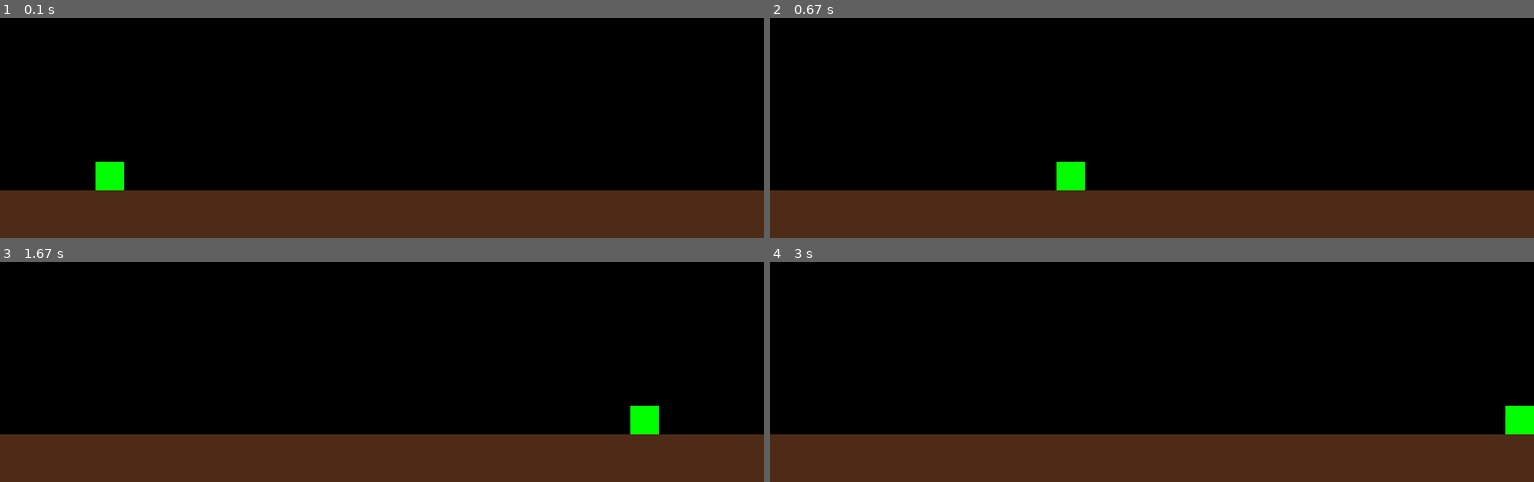
Above: before the commit, frames 1-4 (two rows, left to right).
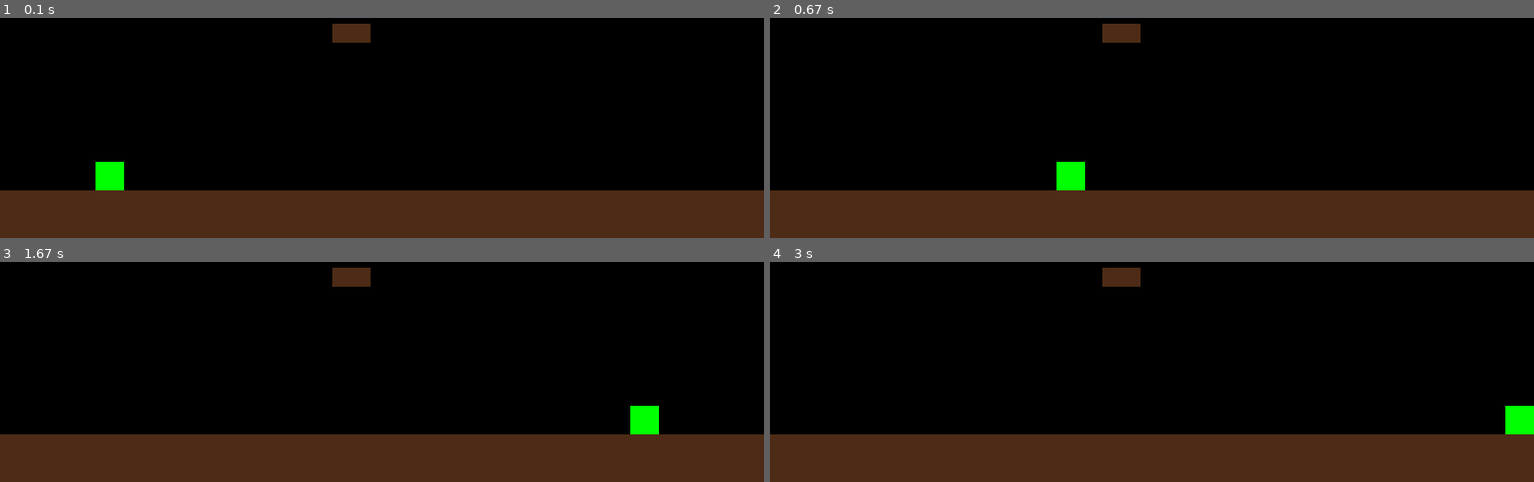
Above: after the commit, the same moments.

Repository: T6nisValk/first_pygame_project
Game: pygame game, started from app/main.py
Same seed, same stepped clock (60 frames per second), same inputs: the game is played once before the commit and once after it.
Inputs:
- Up to frame 1 (0.1 s): no input
- Up to frame 2 (0.67 s): hold D from 0.33 s (still down)
- Up to frame 3 (1.67 s): release D at 0.8 s; hold D 0.83-1.3 s
- Up to frame 4 (3 s): tap Space at 1.9 s; hold D from 2.67 s (still down)

The runs differ from the first frame. In frame 1, 0.4% of the frame differs, in the area x 43-49%, y 2-12%; in frame 2, 0.4%; in frame 3, 0.4%; in frame 4, 0.4%.

Commit message:
platformer

Diff:
--- a/app/main.py
+++ b/app/main.py
@@ -1,5 +1,6 @@
 import pygame
 import sys
+import random
 
 # Initialize Pygame
 pygame.init()
@@ -21,6 +22,16 @@
         self.ground_height = 50
         self.ground = pygame.Rect(
             0, self.WINDOW_DIM[1] - self.ground_height, self.WINDOW_DIM[0], self.ground_height
+        )
+
+        # Platforms
+        self.platform_height = 20
+        self.platform_width = 40
+        self.platform = pygame.Rect(
+            random.randint(20, 780),
+            random.randint(20, 500),
+            self.platform_width,
+            self.platform_height,
         )
 
         # Square (Player) Settings
@@ -57,7 +68,7 @@
         keys = pygame.key.get_pressed()
 
         # Horizontal movement (A = left, D = right)
-        if keys[pygame.K_a] and self.square.x > 0:
+        if keys[pygame.K_a] and self.square.x > 0 and self.square.colliderect(self.platform):
             self.square.x -= self.move_speed
         if keys[pygame.K_d] and self.square.x < self.WINDOW_DIM[0] - self.square_size:
             self.square.x += self.move_speed
@@ -85,6 +96,7 @@
         # Clear the screen and draw everything again
         self.WINDOW.fill(self.BLACK)
         pygame.draw.rect(self.WINDOW, self.DARK_BROWN, self.ground)  # Draw the ground
+        pygame.draw.rect(self.WINDOW, self.DARK_BROWN, self.platform)
         pygame.draw.rect(self.WINDOW, self.GREEN, self.square)  # Draw the square (player)
 
         # Update display
